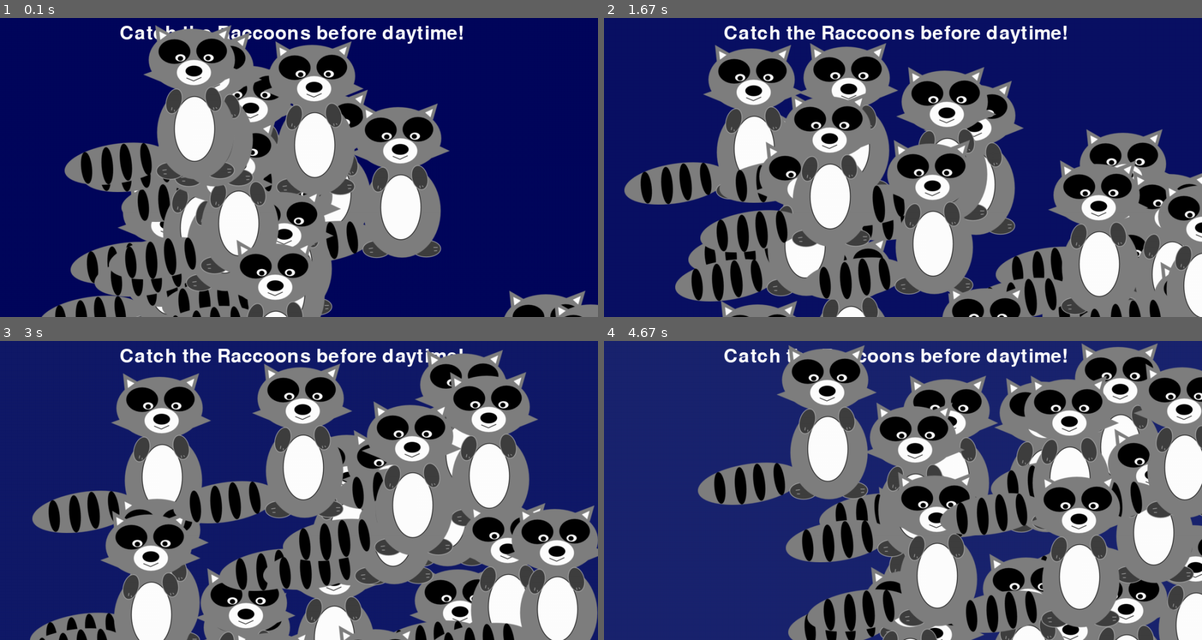
Above: before the commit, frames 1-4 (two rows, left to right).
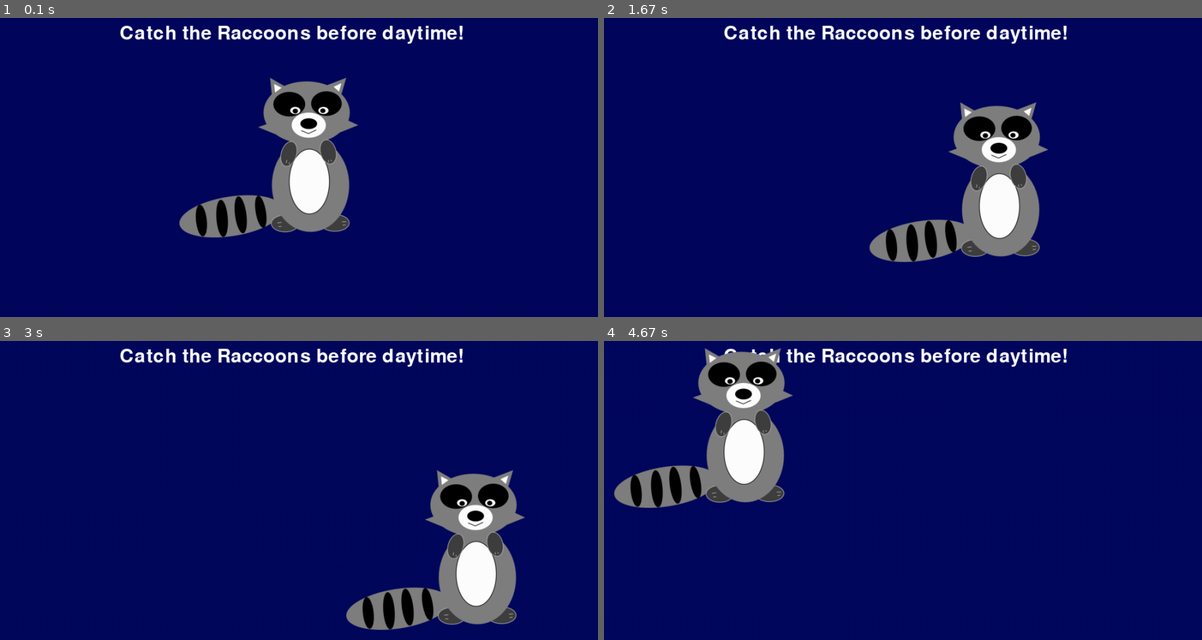
Above: after the commit, the same moments.

Repository: UCHMS19-20/final-project-catch-raccoons-w-dani-jayinski
Game: pygame game, started from src/code.py
The game is run twice, just before and just after one commit, with the same random seed, the same clock (stepped at 60 frames per second) and the same inputs.
Inputs (mouse positions are in pixels of both pictures, inside the frame that each line leads up to):
- Up to frame 1 (0.1 s): no input
- Up to frame 2 (1.67 s): click (693, 95) at 0.38 s, where only the run after the commit has a clickable "Catch the Raccoons before day…"; click (759, 170) at 0.72 s; click (717, 122) at 1.05 s; click (974, 191) at 1.38 s
- Up to frame 3 (3 s): click (89, 418) at 2.22 s, where only the run after the commit has a clickable "Catch the Raccoons before day…"; click (185, 451) at 2.55 s; click (418, 466) at 2.88 s
- Up to frame 4 (4.67 s): click (1112, 568) at 3.22 s; click (950, 496) at 3.55 s; click (729, 430) at 4.38 s

The runs differ from the first frame. In frame 1, 41% of the frame differs, in the area x 6-100%, y 2-100%; in frame 2, 56%; in frame 3, 58%; in frame 4, 98%, in the area x 0-100%, y 0-100%.

Commit message:
whack a mole good

Diff:
--- a/src/code.py
+++ b/src/code.py
@@ -11,8 +11,8 @@
 white = Vector3(255, 255, 255)
 # make it change slowly
 color_counter = 0
-# color_step = 0.00003
-color_step = .0005
+
+color_step = .00003
 # Create a display. Size must be a tuple, which is why it's in parentheses
 screen = pygame.display.set_mode( (1000, 500) )
 print(pygame.QUIT)
@@ -20,10 +20,26 @@
 #images used
 sun = pygame.image.load("src/img/Sun_with_sunglasses[1].jpg")
 raccoon = pygame.image.load("src/img/raccoon-revised-md[1].png")
-
+r = raccoon.get_rect()
 #make a font object
 font = pygame.font.Font('freesansbold.ttf', 32)
 text = font.render('Catch the Raccoons before daytime!', True, white)
+
+# x and y of raccoons
+x = 300
+y = 100
+#create timer event
+clock = pygame.time.Clock()
+TIMEREVENT = pygame.USEREVENT + 1
+pygame.time.set_timer(TIMEREVENT, 2000)
+
+def did_catch_raccoon():
+    """figure out if raccoon was clicked on"""
+    pass
+
+def update_score():
+    """display number of raccoons caught"""
+    pass
 
 # Main loop. Your game would go inside this loop
 while True:
@@ -43,24 +59,28 @@
 
 
 
-
-#WHAT I NEED TO DO:
-# figure out how to fix the raccoons popping up,
-# figure out if a raccooon is clicked
-# keep track of and display how many were clicked on
-
-    # to make raccoons pop up at random locations
-    for x in range(30):
-        screen.blit(raccoon, (random.randint(1,801), random.randint(1,801)))
     # do something for each event in the event queue (list of things that happen)
     for event in pygame.event.get():
+        if event.type == TIMEREVENT:
+            x = random.randint(0, 1000 - raccoon.get_width())
+            y = random.randint(0, 500 - raccoon.get_height())
+            r.x = x
+            r.y = y
 
+            r = raccoon.get_rect()
         # This line will print each event to the terminal
             print(event)
+        # Check to see if the current event is a QUIT event
+        if event.type == pygame.QUIT:
+        # If so, exit the program
+            sys.exit()
+        if event.type == pygame.MOUSEBUTTONDOWN:
+            if r.collidepoint(pygame.mouse.get_pos()):
+                x = random.randint(0, 1000 - raccoon.get_width())
+                y = random.randint(0, 500 - raccoon.get_height())
+                r.x = x
+                r.y = y
 
-        # Check to see if the current event is a QUIT event
-            if event.type == pygame.QUIT:
-            # If so, exit the program
-                sys.exit()
 
+    screen.blit(raccoon,(x,y))
     pygame.display.flip()
